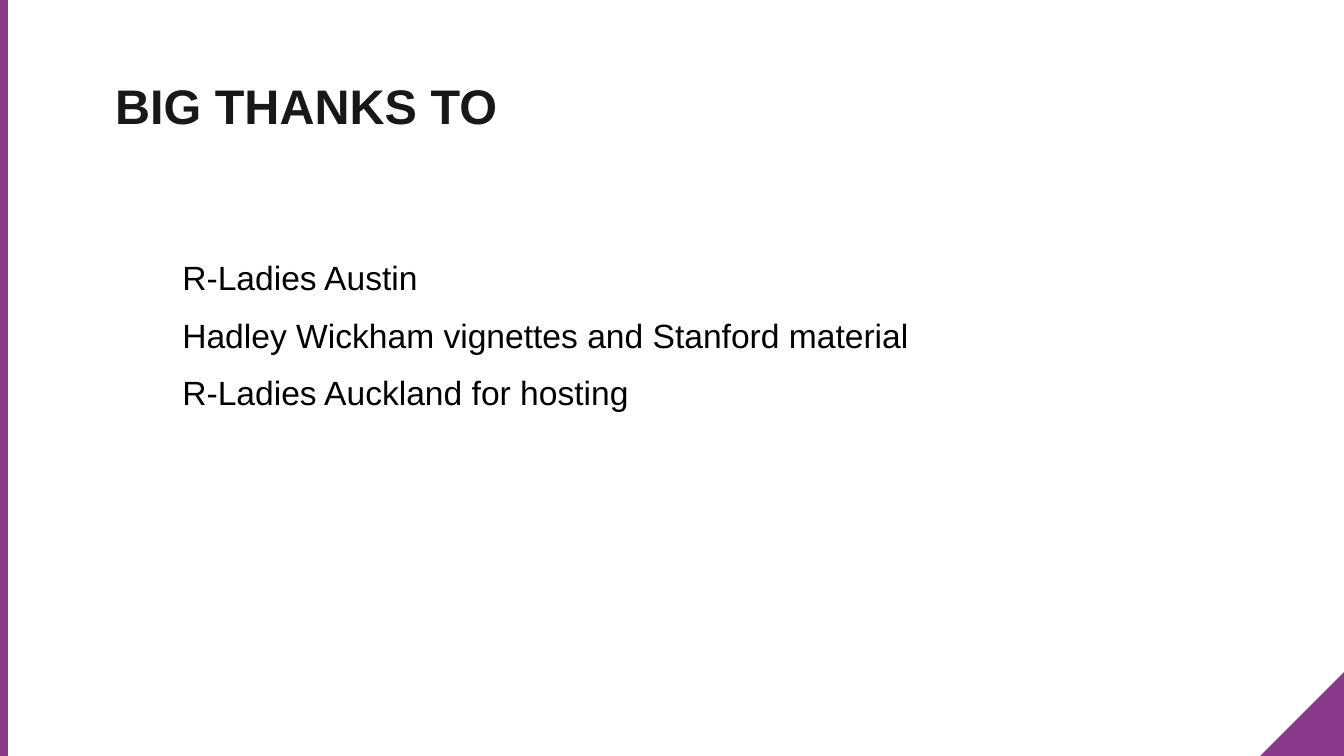
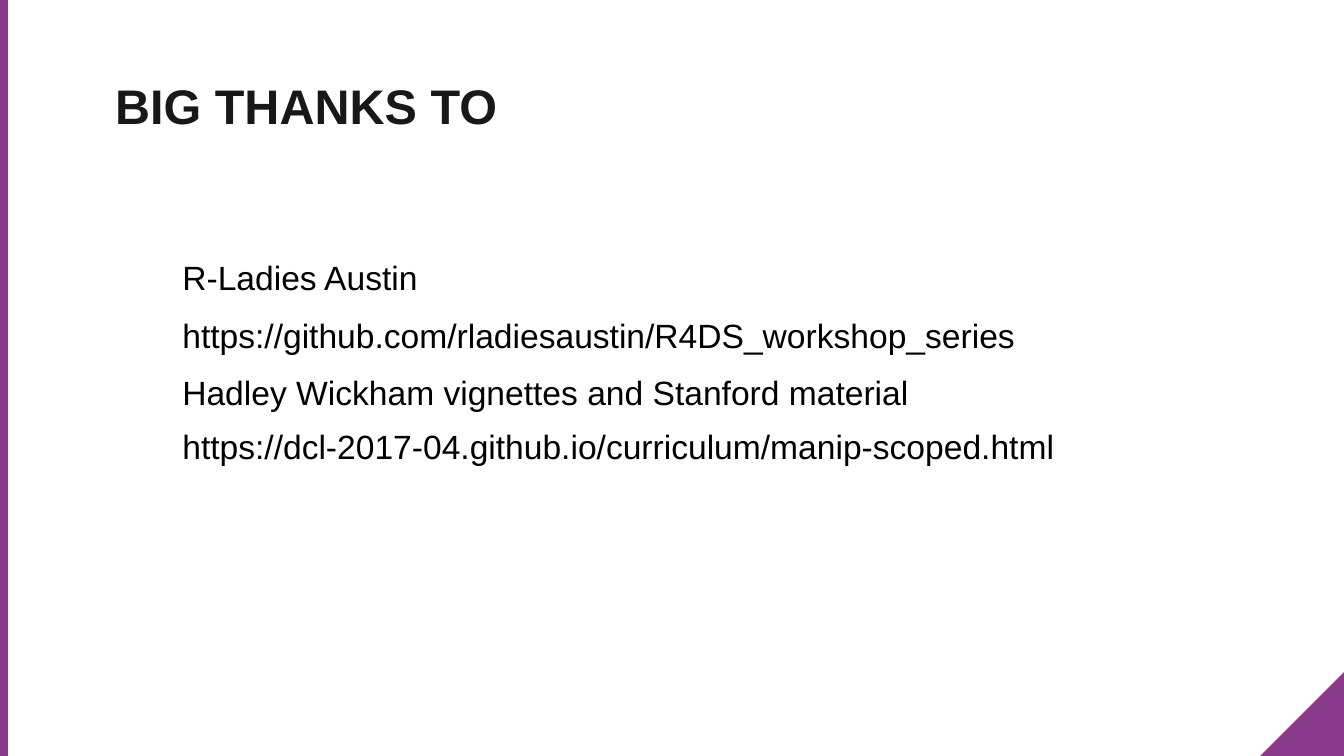
Before and after one commit to MeyerGrace/dive-into-dplyr, a slide deck: slide 44 of dive_into_dplyr.pptx. Drawn at 1344x756 pixels with LibreOffice and Linux fonts; fonts in the diff are those of the drawing; background and template pictures are left out. Boxes give left, top, right and bottom in pixels: in the first picture for what was removed or moved away, otherwise in the second. Text is boxed around its words. In the diff, an @@ line names an element or a change of style, - is before the commit and + after.

Commit message:
tidy script and presentation after auckland session

```diff
--- a/dive_into_dplyr.pptx
+++ b/dive_into_dplyr.pptx
@@ text at <box>182,323,1014,354</box>: paragraph added @@
+https://github.com/rladiesaustin/R4DS_workshop_series
@@ text at <box>182,434,1054,465</box>: text changed @@
-R-Ladies Auckland for hosting
+https://dcl-2017-04.github.io/curriculum/manip-scoped.html
```
Also in this commit, not shown: 14 other slides changed, 2 other files.
